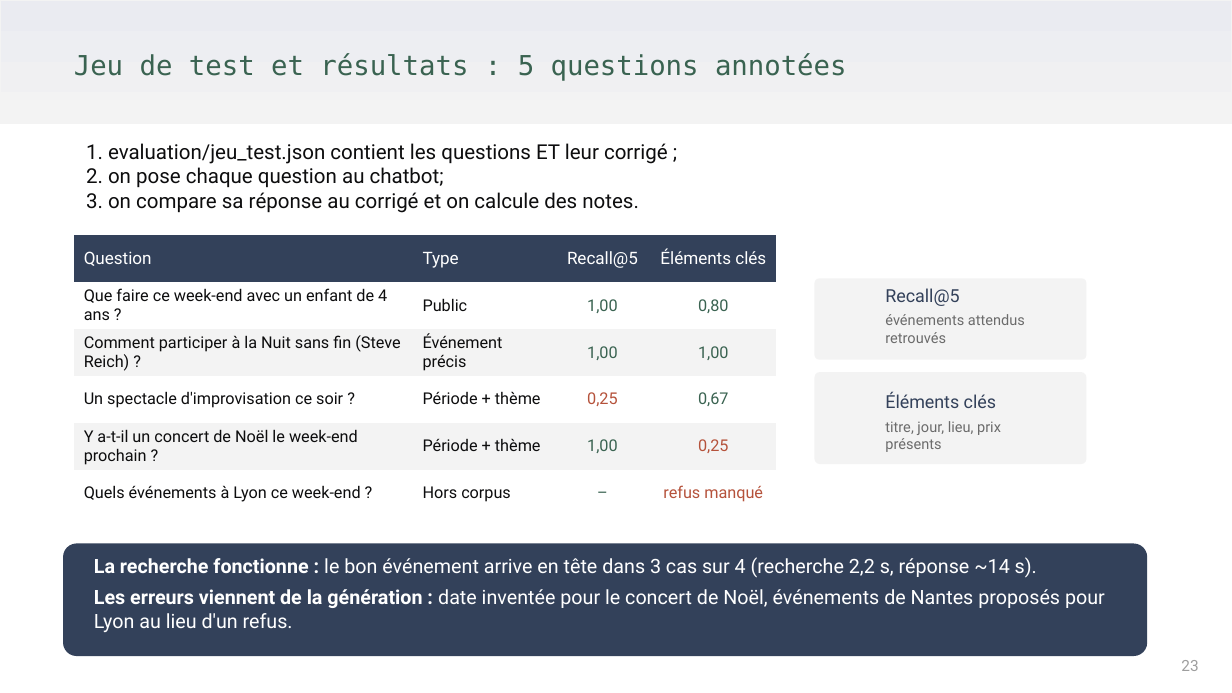
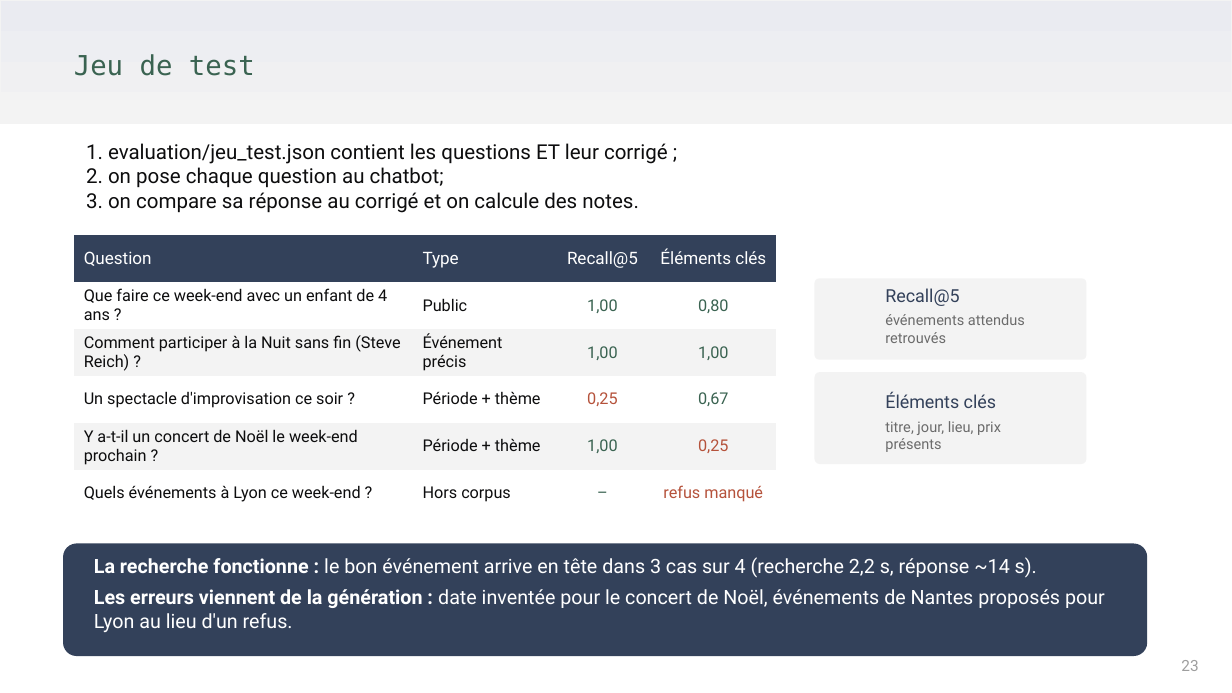
Before and after one commit to Solisdata/ocr_projet11_RAG, a slide deck: slide 23 of docs/ocr_projet11_RAG_v6.pptx. Drawn at 1232x693 pixels with LibreOffice and Linux fonts; fonts in the diff are those of the drawing. Boxes give left, top, right and bottom in pixels: in the first picture for what was removed or moved away, otherwise in the second. Text is boxed around its words. In the diff, an @@ line names an element or a change of style, - is before the commit and + after.

```diff
--- a/docs/ocr_projet11_RAG_v6.pptx
+++ b/docs/ocr_projet11_RAG_v6.pptx
@@ title at (x1=74, y1=54, x2=255, y2=76): text changed @@
-Jeu de test et résultats : 5 questions annotées
+Jeu de test
```
Also in this commit, not shown: 7 other slides changed, 3 other files.
